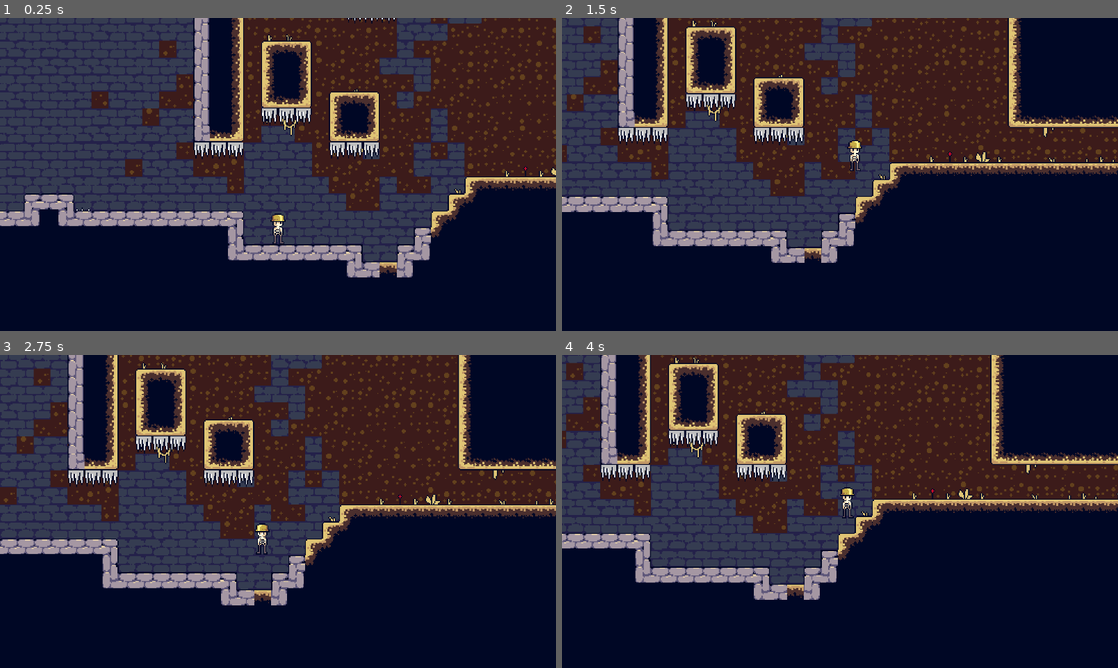
Above: before the commit, frames 1-4 (two rows, left to right).
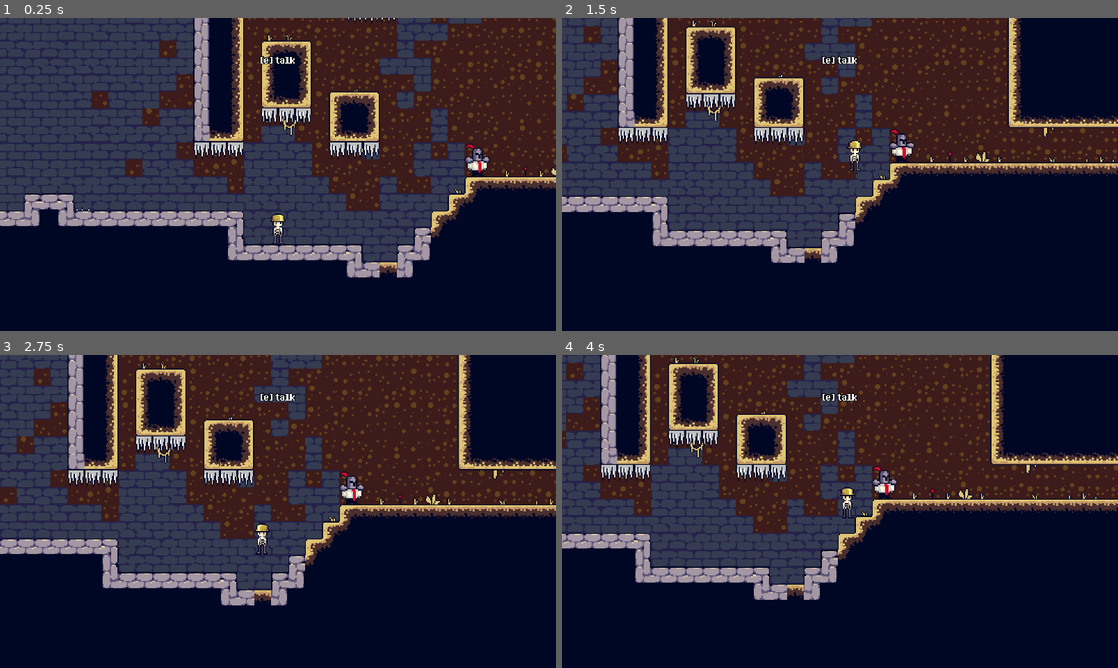
Above: after the commit, the same moments.

Repository: Lukko-Digital/You-Made-The-Dungeon
Game: Godot game, scene res://scenes/main.tscn
Same seed, same stepped clock (60 frames per second), same inputs: the game is played once before the commit and once after it.
Inputs:
- Up to frame 1 (0.25 s): no input
- Up to frame 2 (1.5 s): tap Enter at 0.5 s; hold D (right) from 0.53 s (still down); tap Space (jump) at 0.6, 0.77, 1.07, 1.35 s
- Up to frame 3 (2.75 s): tap Space (jump) at 1.52, 1.82, 2.1 s; release D (right) at 2.03 s; hold A (left) from 2.03 s (still down)
- Up to frame 4 (4 s): release A (left) at 2.78 s; hold D (right) from 2.78 s (still down); tap Space (jump) at 2.85, 3.02, 3.32, 3.6, 3.77 s

The runs differ from the first frame. In frame 1, 0.4% of the frame differs, in the area x 46-89%, y 12-51%; in frame 2, 0.4%; in frame 3, 0.4%, in the area x 46-66%, y 12-48%; in frame 4, 0.4%.

Commit message:
readd scenes to main, readd font

Diff:
--- a/scenes/main.tscn
+++ b/scenes/main.tscn
@@ -1,9 +1,11 @@
-[gd_scene load_steps=9 format=3 uid="uid://bc3qsvy1xf5x5"]
+[gd_scene load_steps=11 format=3 uid="uid://bc3qsvy1xf5x5"]
 
 [ext_resource type="PackedScene" uid="uid://6ccfrhghlje3" path="res://scenes/player.tscn" id="1_gh0mp"]
 [ext_resource type="Texture2D" uid="uid://im4xv880umd8" path="res://assets/sprites/tilesetv7.png" id="2_ad5a3"]
-[ext_resource type="PackedScene" uid="uid://cglq57sgw1x0x" path="res://scenes/jump_spike.tscn" id="3_s888r"]
-[ext_resource type="PackedScene" uid="uid://cjgg86yjdqtp7" path="res://scenes/dart_shooter.tscn" id="4_folrg"]
+[ext_resource type="PackedScene" uid="uid://k68isfgrm1kh" path="res://scenes/npc.tscn" id="3_pxgd6"]
+[ext_resource type="PackedScene" path="res://scenes/jump_spike.tscn" id="3_s888r"]
+[ext_resource type="PackedScene" path="res://scenes/dart_shooter.tscn" id="4_folrg"]
+[ext_resource type="PackedScene" uid="uid://dgv73nwkrqegy" path="res://scenes/ui.tscn" id="4_npxwd"]
 
 [sub_resource type="TileSetAtlasSource" id="TileSetAtlasSource_hp7nu"]
 texture = ExtResource("2_ad5a3")
@@ -497,3 +499,8 @@
 [node name="DartShooter" parent="." instance=ExtResource("4_folrg")]
 position = Vector2(-680, -80)
 scale = Vector2(-1, 1)
+
+[node name="NPC" parent="." instance=ExtResource("3_pxgd6")]
+position = Vector2(188, -79)
+
+[node name="ui" parent="." instance=ExtResource("4_npxwd")]
--- /dev/null
+++ b/scenes/npc.tscn
@@ -0,0 +1,19 @@
+[gd_scene load_steps=4 format=3 uid="uid://k68isfgrm1kh"]
+
+[ext_resource type="Texture2D" uid="uid://bsj6i0v7rsurb" path="res://assets/sprites/knight.png" id="1_s7t00"]
+[ext_resource type="Script" path="res://scripts/npc.gd" id="2_abxb2"]
+
+[sub_resource type="CircleShape2D" id="CircleShape2D_s67ct"]
+radius = 25.0
+
+[node name="NPC" type="Area2D"]
+collision_layer = 0
+collision_mask = 2
+script = ExtResource("2_abxb2")
+
+[node name="Sprite2D" type="Sprite2D" parent="."]
+texture = ExtResource("1_s7t00")
+hframes = 19
+
+[node name="CollisionShape2D" type="CollisionShape2D" parent="."]
+shape = SubResource("CircleShape2D_s67ct")
--- /dev/null
+++ b/scenes/ui.tscn
@@ -0,0 +1,111 @@
+[gd_scene load_steps=3 format=3 uid="uid://dgv73nwkrqegy"]
+
+[ext_resource type="Script" path="res://scripts/ui.gd" id="1_jwmxf"]
+[ext_resource type="FontFile" uid="uid://ck41i4ecebcs2" path="res://assets/fonts/8bitoperator_jve.ttf" id="2_exex5"]
+
+[node name="ui" type="CanvasLayer"]
+script = ExtResource("1_jwmxf")
+
+[node name="HBoxContainer" type="HBoxContainer" parent="."]
+anchors_preset = 15
+anchor_right = 1.0
+anchor_bottom = 1.0
+grow_horizontal = 2
+grow_vertical = 2
+
+[node name="MarginContainer" type="MarginContainer" parent="HBoxContainer"]
+layout_mode = 2
+size_flags_horizontal = 3
+
+[node name="VBoxContainer" type="VBoxContainer" parent="HBoxContainer"]
+custom_minimum_size = Vector2(800, 0)
+layout_mode = 2
+
+[node name="MarginContainer" type="MarginContainer" parent="HBoxContainer/VBoxContainer"]
+custom_minimum_size = Vector2(0, 80)
+layout_mode = 2
+
+[node name="NinePatchRect" type="NinePatchRect" parent="HBoxContainer/VBoxContainer"]
+custom_minimum_size = Vector2(0, 120)
+layout_mode = 2
+
+[node name="DialoguePrompt" type="Label" parent="HBoxContainer/VBoxContainer/NinePatchRect"]
+layout_mode = 1
+anchors_preset = 8
+anchor_left = 0.5
+anchor_top = 0.5
+anchor_right = 0.5
+anchor_bottom = 0.5
+offset_left = -150.0
+offset_top = -13.0
+offset_right = 150.0
+offset_bottom = 13.0
+grow_horizontal = 2
+grow_vertical = 2
+theme_override_colors/font_color = Color(1, 1, 1, 1)
+theme_override_colors/font_outline_color = Color(0, 0, 0, 1)
+theme_override_constants/outline_size = 10
+theme_override_fonts/font = ExtResource("2_exex5")
+theme_override_font_sizes/font_size = 40
+text = "[e] talk"
+horizontal_alignment = 1
+vertical_alignment = 1
+
+[node name="DialogueBox" type="Control" parent="HBoxContainer/VBoxContainer/NinePatchRect"]
+visible = false
+layout_mode = 1
+anchors_preset = 8
+anchor_left = 0.5
+anchor_top = 0.5
+anchor_right = 0.5
+anchor_bottom = 0.5
+offset_left = -20.0
+offset_top = -20.0
+offset_right = 20.0
+offset_bottom = 20.0
+grow_horizontal = 2
+grow_vertical = 2
+
+[node name="ColorRect" type="ColorRect" parent="HBoxContainer/VBoxContainer/NinePatchRect/DialogueBox"]
+layout_mode = 1
+anchors_preset = 8
+anchor_left = 0.5
+anchor_top = 0.5
+anchor_right = 0.5
+anchor_bottom = 0.5
+offset_left = -400.0
+offset_top = -60.0
+offset_right = 400.0
+offset_bottom = 60.0
+grow_horizontal = 2
+grow_vertical = 2
+
+[node name="Label" type="Label" parent="HBoxContainer/VBoxContainer/NinePatchRect/DialogueBox"]
+layout_mode = 1
+anchors_preset = 8
+anchor_left = 0.5
+anchor_top = 0.5
+anchor_right = 0.5
+anchor_bottom = 0.5
+offset_left = -349.0
+offset_top = -48.5
+offset_right = 349.0
+offset_bottom = 48.5
+grow_horizontal = 2
+grow_vertical = 2
+theme_override_colors/font_color = Color(0, 0, 0, 1)
+theme_override_fonts/font = ExtResource("2_exex5")
+theme_override_font_sizes/font_size = 40
+text = "zao shang hao zong guo xian zai wo you bing qi lin wo hen xi huan bing qi lin"
+horizontal_alignment = 1
+vertical_alignment = 1
+autowrap_mode = 3
+
+[node name="MarginContainer2" type="MarginContainer" parent="HBoxContainer/VBoxContainer"]
+custom_minimum_size = Vector2(0, 30)
+layout_mode = 2
+size_flags_vertical = 3
+
+[node name="MarginContainer2" type="MarginContainer" parent="HBoxContainer"]
+layout_mode = 2
+size_flags_horizontal = 3
--- /dev/null
+++ b/scripts/npc.gd
@@ -0,0 +1,16 @@
+extends Area2D
+
+const DIALOGUE = {
+	'first interaction': ['zao shang hao zong guo', 'xian zai wo you bing qi lin', 'wo hen xi huan bing qi lin'],
+	'later interaction': ['yuh'],
+	'end interaction': ['...'],
+}
+
+# Called when the node enters the scene tree for the first time.
+func _ready():
+	pass # Replace with function body.
+
+
+# Called every frame. 'delta' is the elapsed time since the previous frame.
+func _process(delta):
+	pass
Binary file added: assets/fonts/8bitoperator_jve.ttf
